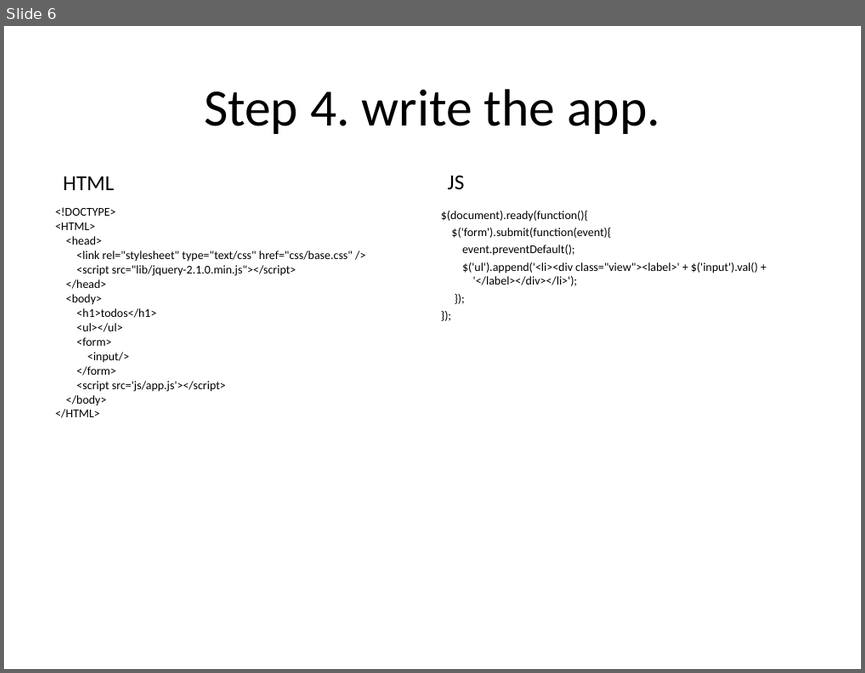
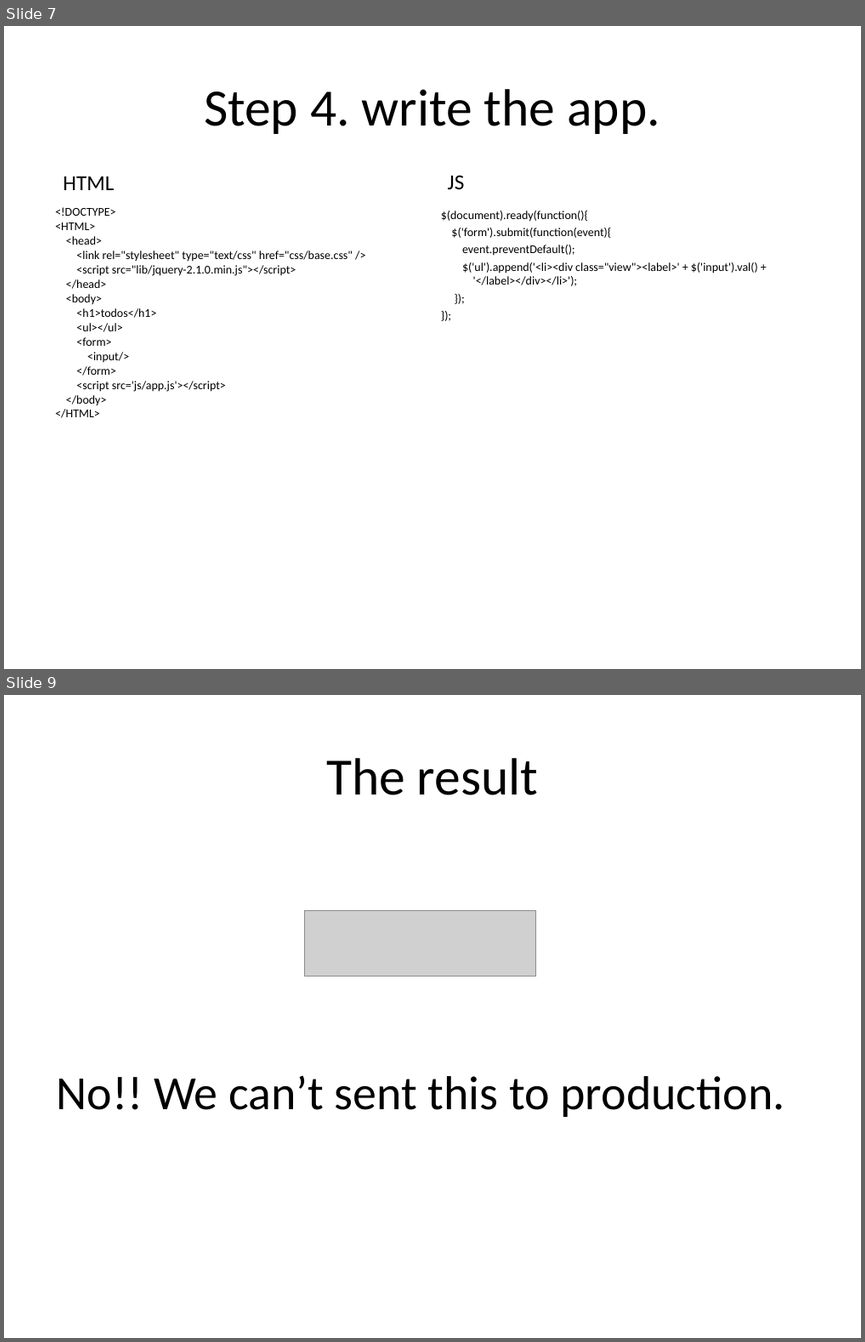
Before and after one commit to ov0364/xp2014_todos, a slide deck: Storyboarding meets BDD.ppt. Shown one above the other, each under a label of ours: slide 6 before the commit, slides 7 and 9 after it; the slides between them are not shown. The pictures are 865x673 and 865x1342 pixels, drawn with LibreOffice and Linux fonts; fonts in the diff are those of the drawing; grey boxes stand for pictures. Boxes give left, top, right and bottom in pixels: in the first picture for what was removed or moved away, otherwise in the second. Text is boxed around its words. In the diff, an @@ line names an element or a change of style, - is before the commit and + after.

```diff
--- a/Storyboarding meets BDD.ppt
+++ b/Storyboarding meets BDD.ppt
@@ slide 9 added at (x1=4, y1=695, x2=861, y2=1338), background #FFFFFF @@
@@ title added at (x1=326, y1=758, x2=538, y2=795), 44 pt, text #000000 @@
+The result
@@ picture added at (x1=304, y1=911, x2=535, y2=976) @@
@@ text added at (x1=57, y1=1075, x2=785, y2=1117), 40 pt, text #000000 @@
+No!! We can’t sent this to production.
@@ what was slide 6 is now slide 7 @@
```
Also in this commit, not shown: 9 slides changed, 5 other slides added, 1 slide removed, 10 other files.
